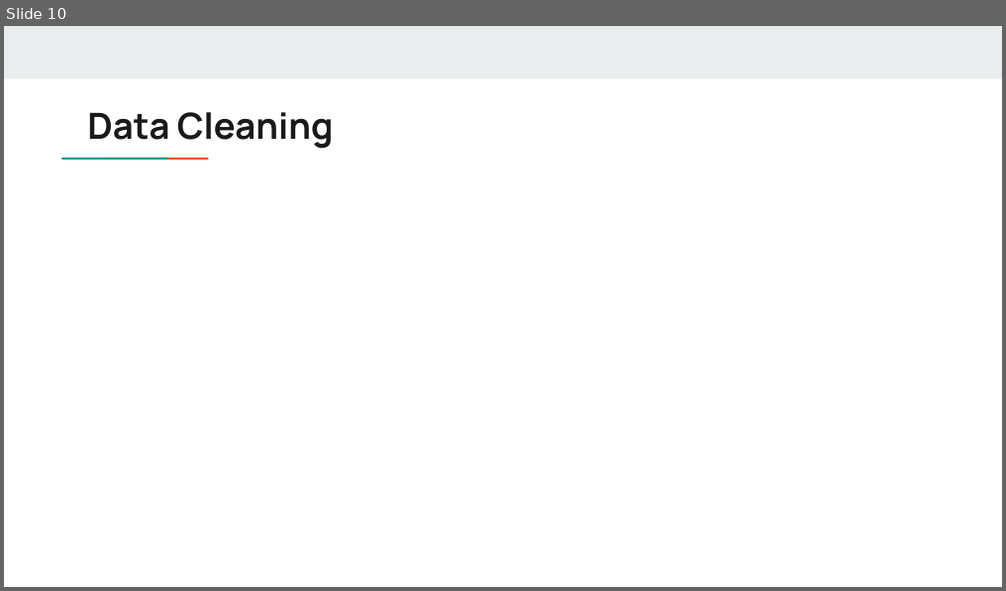
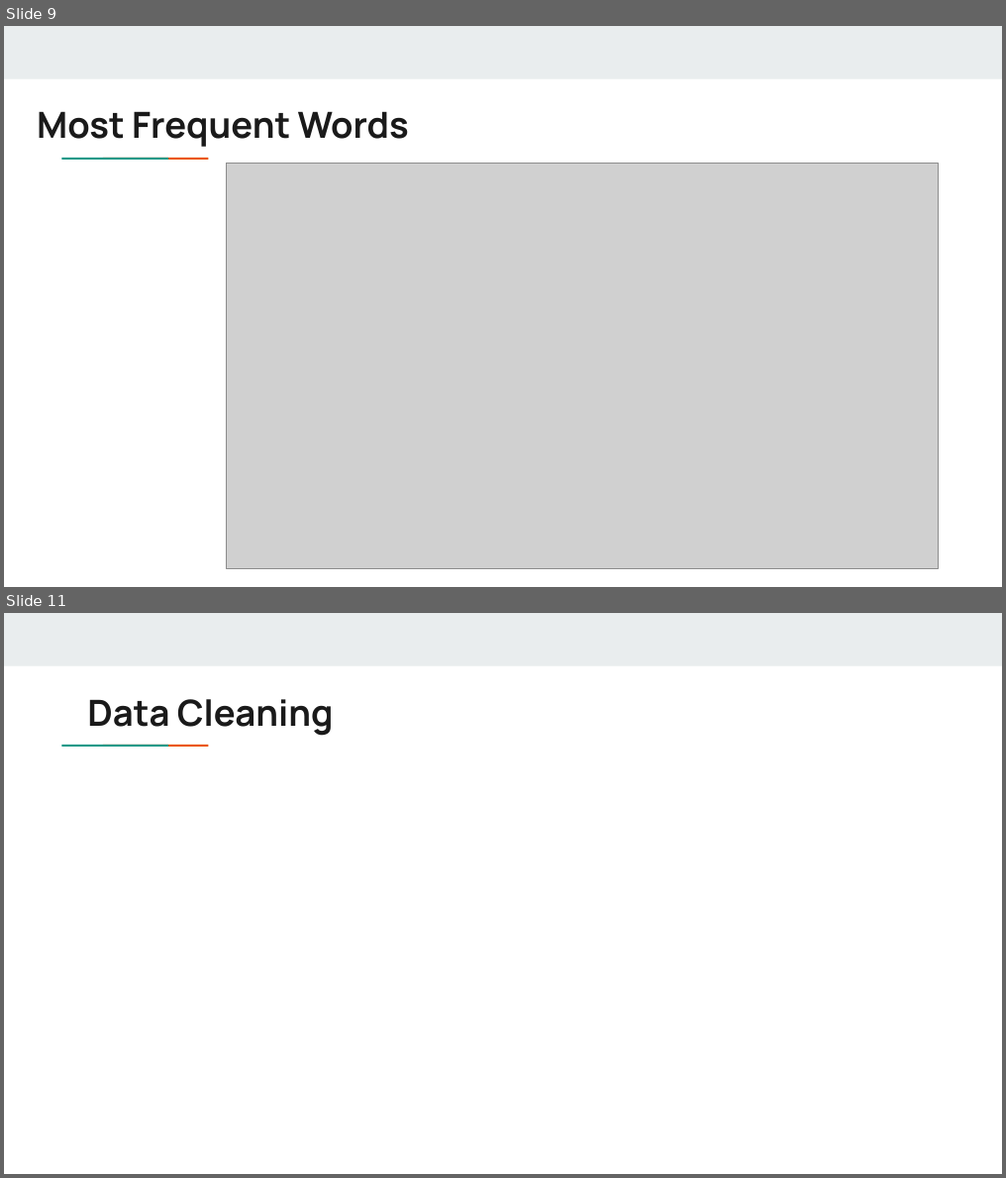
Before and after one commit to matthewshawnkehoe/Data-Science-Projects, a slide deck: Capstone Projects/Final_Capstone_NLP_Search_Recommendation/Recommender_System_Trip_Advisor.pptx. Shown one above the other, each under a label of ours: slide 10 before the commit, slides 9 and 11 after it; the slides between them are not shown. The pictures are 1006x591 and 1006x1178 pixels, drawn with LibreOffice and Linux fonts; fonts in the diff are those of the drawing; grey boxes stand for pictures. Boxes give left, top, right and bottom in pixels: in the first picture for what was removed or moved away, otherwise in the second. Text is boxed around its words. In the diff, an @@ line names an element or a change of style, - is before the commit and + after.

```diff
--- a/Capstone Projects/Final_Capstone_NLP_Search_Recommendation/Recommender_System_Trip_Advisor.pptx
+++ b/Capstone Projects/Final_Capstone_NLP_Search_Recommendation/Recommender_System_Trip_Advisor.pptx
@@ slide 9 added at box(4, 26, 1002, 587), background #FFFFFF; not listed: 3 template elements that a slide beside it also shows @@
@@ title added at box(37, 111, 409, 147), 26 pt, text #1A1A1A, bold @@
+Most Frequent Words
@@ picture added at box(227, 163, 938, 569) @@
@@ what was slide 10 is now slide 11 @@
```
Also in this commit, not shown: 2 slides changed, 4 other slides added.
